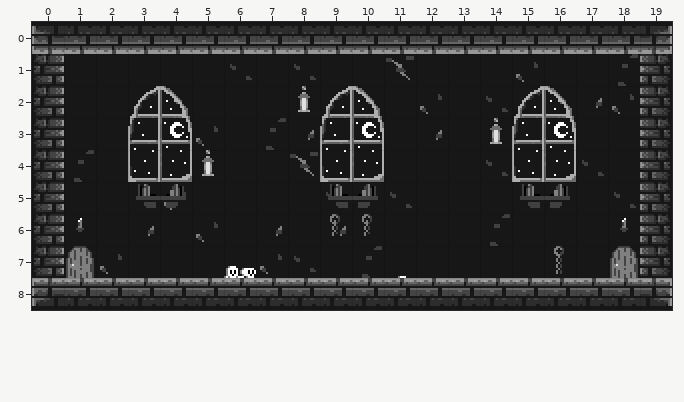
Two states of a Tiled map, src/0_assets/levels/level1.tmx. This is how it looked before the edit.
Cells are 16x16 px. Shown: x 0..19, y 0..8.
After:
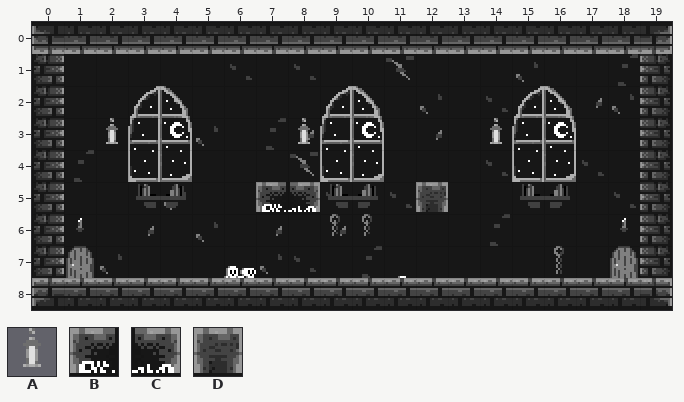
Key: from "dungeon": A 17, B 40, C 43, D 61.
_ is an empty cell.
The edit:
Layer "Walls":
The edit adds tile B in row 5 at x 7.
The edit adds tile C in row 5 at x 8.
The edit adds tile D in row 5 at x 12.
Layer "Decorations":
The edit adds tile A in row 3 at x 2 and 8.
The author cleared tile A in row 2 at x 8; in row 4 at x 5.
Changed places in both pictures, as pixel boxes (x1, y1, x2, y2):
changed: (298, 86, 310, 144)
added: (106, 118, 118, 144)
removed: (202, 150, 214, 176)
added: (256, 182, 320, 212)
added: (416, 182, 448, 212)
